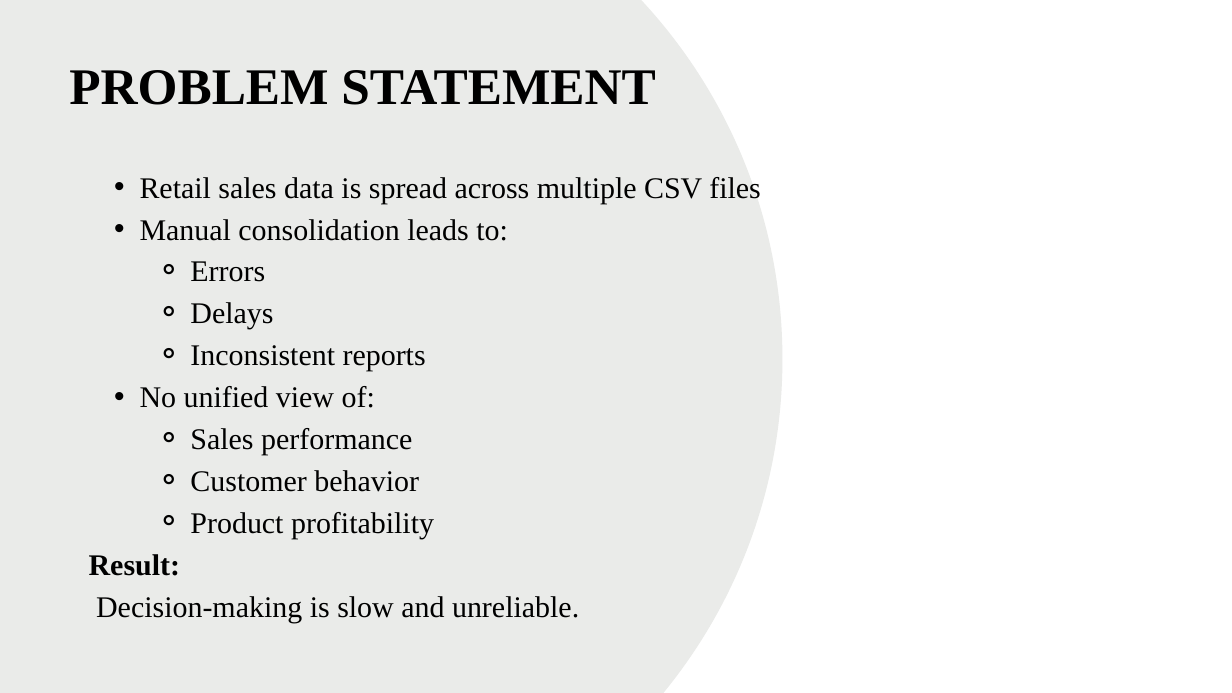
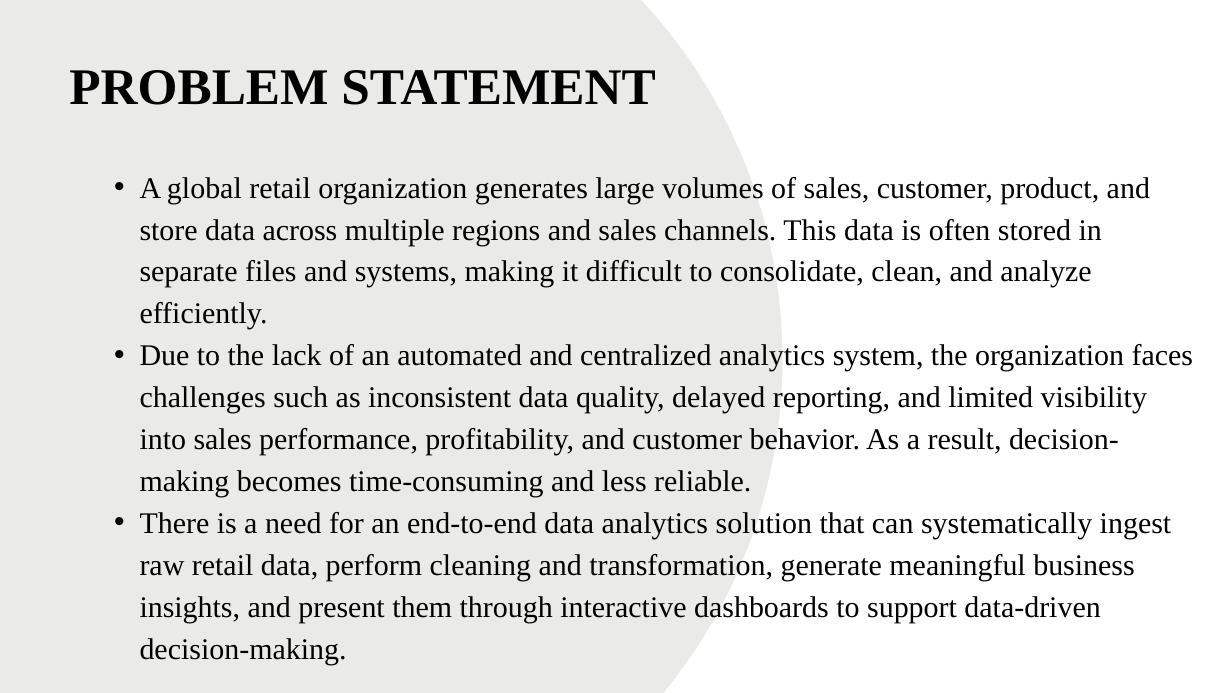
Before and after one commit to MishaGanji/Chubb_assignments, a slide deck: slide 3 of CapstoneProject/Presentation.pptx. Drawn at 1232x693 pixels with LibreOffice and Linux fonts; fonts in the diff are those of the drawing. Boxes give left, top, right and bottom in pixels: in the first picture for what was removed or moved away, otherwise in the second. Text is boxed around its words. In the diff, an @@ line names an element or a change of style, - is before the commit and + after.

```diff
--- a/CapstoneProject/Presentation.pptx
+++ b/CapstoneProject/Presentation.pptx
@@ text at (x1=140, y1=177, x2=1193, y2=665): text changed @@
-  • Retail sales data is spread across multiple CSV files
-  • Manual consolidation leads to:
-    ⚬ Errors
-    ⚬ Delays
-    ⚬ Inconsistent reports
-  • No unified view of:
-    ⚬ Sales performance
-    ⚬ Customer behavior
-    ⚬ Product profitability
-Result:
-Decision-making is slow and unreliable.
+  • A global retail organization generates large volumes of sales, customer, product, and store data across multiple regions and sales channels. This data is often stored in separate files and systems, making it difficult to consolidate, clean, and analyze efficiently.
+  • Due to the lack of an automated and centralized analytics system, the organization faces challenges such as inconsistent data quality, delayed reporting, and limited visibility into sales performance, profitability, and customer behavior. As a result, decision-making becomes time-consuming and less reliable.
+  • There is a need for an end-to-end data analytics solution that can systematically ingest raw retail data, perform cleaning and transformation, generate meaningful business insights, and present them through interactive dashboards to support data-driven decision-making.
```
Also in this commit, not shown: 4 other slides changed, 10 other files.
